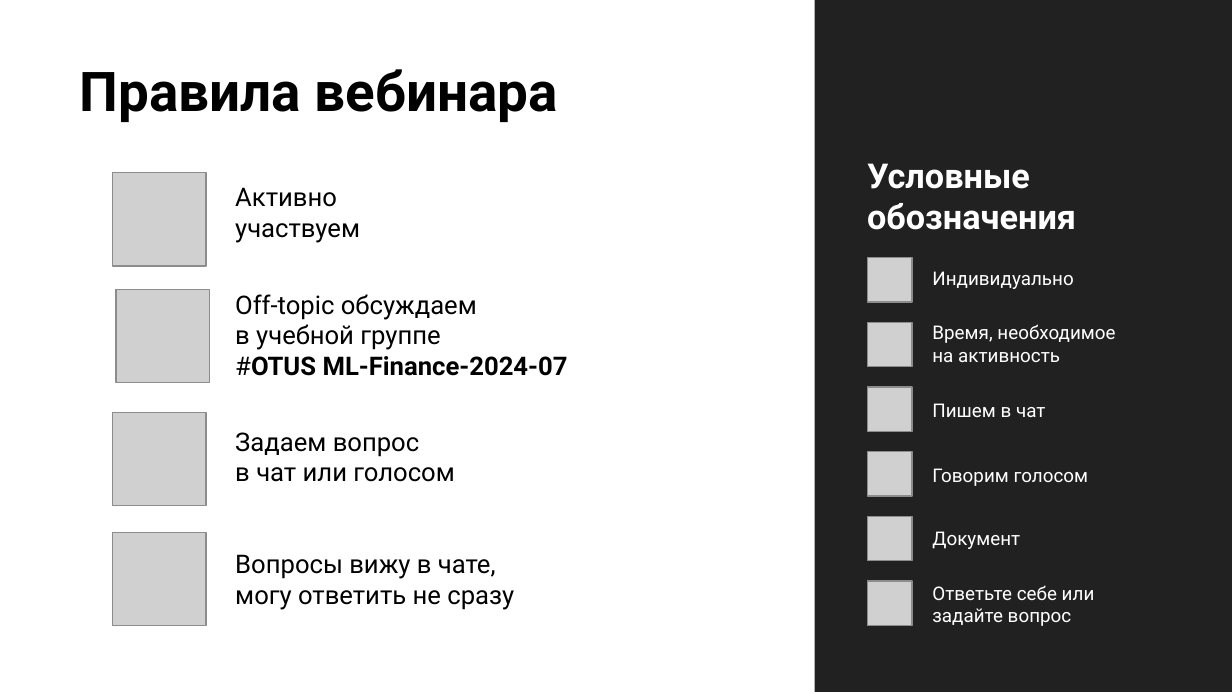
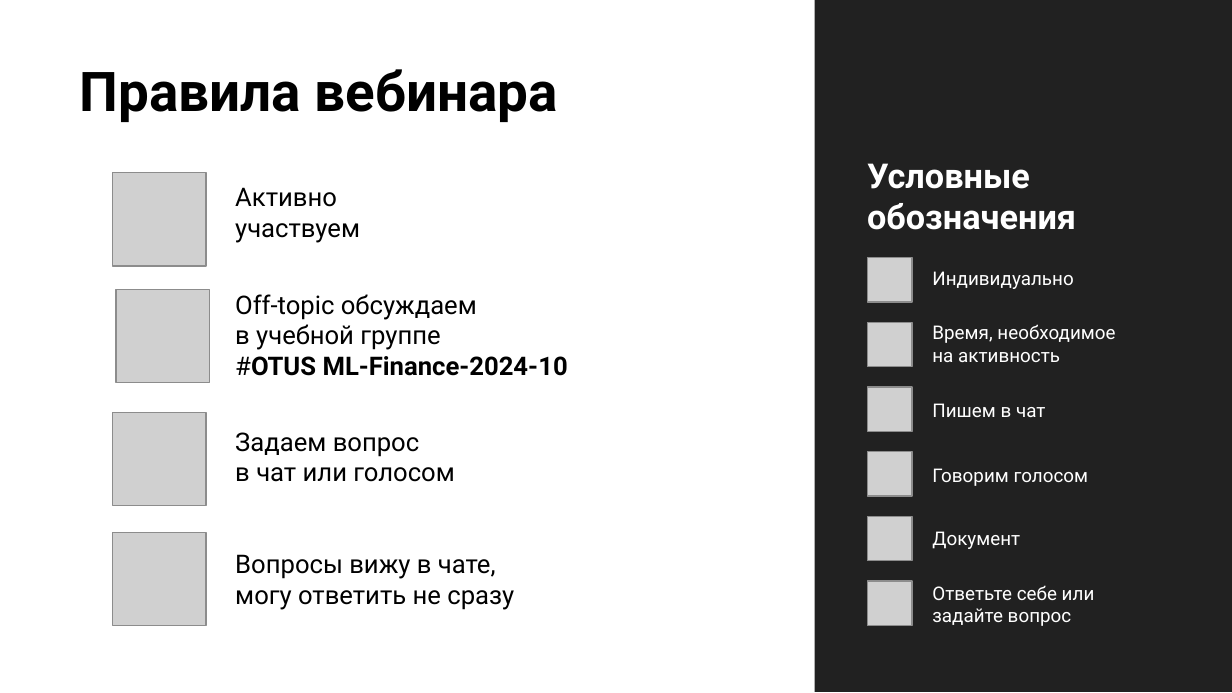
Before and after one commit to stureiko/Otus_lectures, a slide deck: slide 5 of FinML/01 - Intro/Presentation/01 - Intro.pptx. Drawn at 1232x693 pixels with LibreOffice and Linux fonts; fonts in the diff are those of the drawing; grey boxes stand for pictures; background and template pictures are left out. Boxes give left, top, right and bottom in pixels: in the first picture for what was removed or moved away, otherwise in the second. Text is boxed around its words. In the diff, an @@ line names an element or a change of style, - is before the commit and + after.

```diff
--- a/FinML/01 - Intro/Presentation/01 - Intro.pptx
+++ b/FinML/01 - Intro/Presentation/01 - Intro.pptx
@@ text at [235,324,568,376]: text changed @@
-в учебной группе
-#OTUS ML-Finance-2024-07
+в учебной группе
+#OTUS ML-Finance-2024-10
```
Also in this commit, not shown: 10 other slides changed, 17 other files.
